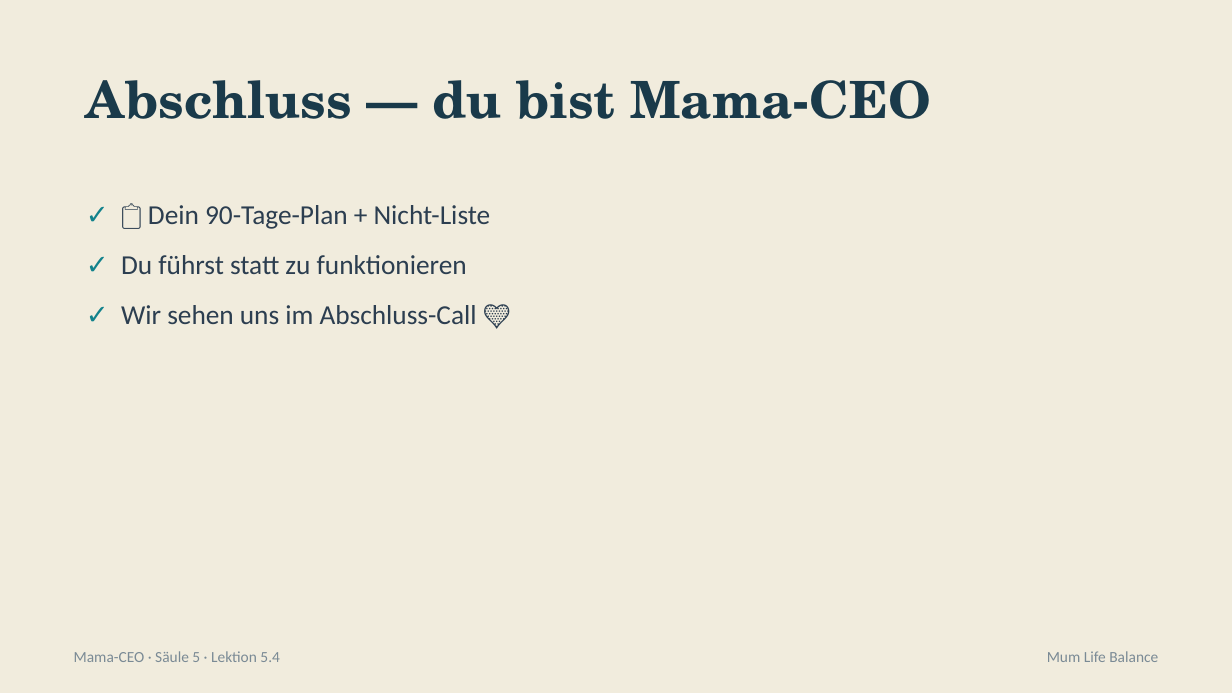
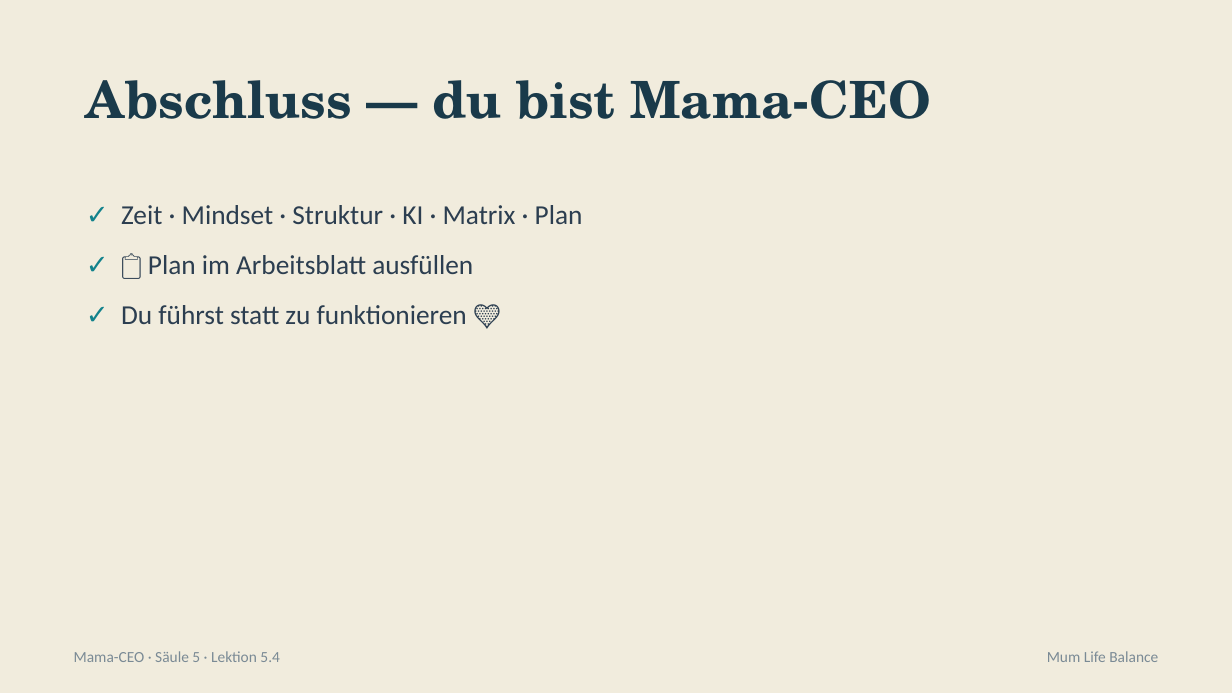
Before and after one commit to pnulmann-hue/mumlifebalance-workspace, a slide deck: slide 10 of outputs/produkte/mama-ceo/03-praesentationen/saeule-5/04-lektion-5-4.pptx. Drawn at 1232x693 pixels with LibreOffice and Linux fonts; fonts in the diff are those of the drawing. Boxes give left, top, right and bottom in pixels: in the first picture for what was removed or moved away, otherwise in the second. Text is boxed around its words. In the diff, an @@ line names an element or a change of style, - is before the commit and + after.

```diff
--- a/outputs/produkte/mama-ceo/03-praesentationen/saeule-5/04-lektion-5-4.pptx
+++ b/outputs/produkte/mama-ceo/03-praesentationen/saeule-5/04-lektion-5-4.pptx
@@ text at box(121, 205, 583, 324): text changed @@
-✓ 📋 Dein 90-Tage-Plan + Nicht-Liste
-✓ Du führst statt zu funktionieren
-✓ Wir sehen uns im Abschluss-Call 💛
+✓ Zeit · Mindset · Struktur · KI · Matrix · Plan
+✓ 📋 Plan im Arbeitsblatt ausfüllen
+✓ Du führst statt zu funktionieren 💛
```
Also in this commit, not shown: 7 other slides changed, 1 slide added, 1 slide removed, 8 other files.
